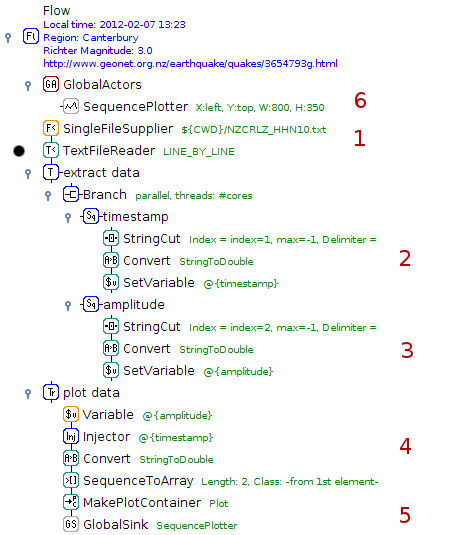
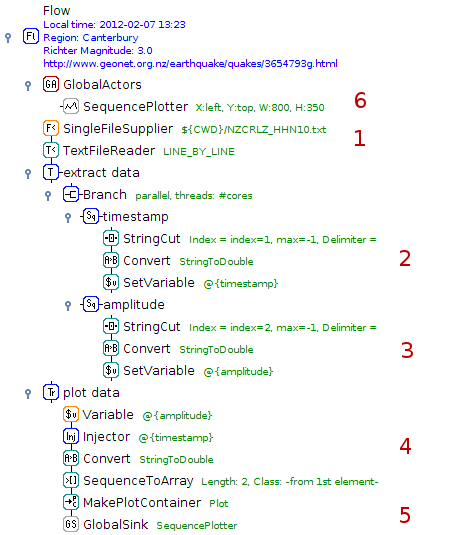
Revision of a layered (476, 535) image; what changed, layer by layer:
painted on "Background" over left=13, top=145, right=25, bottom=157
